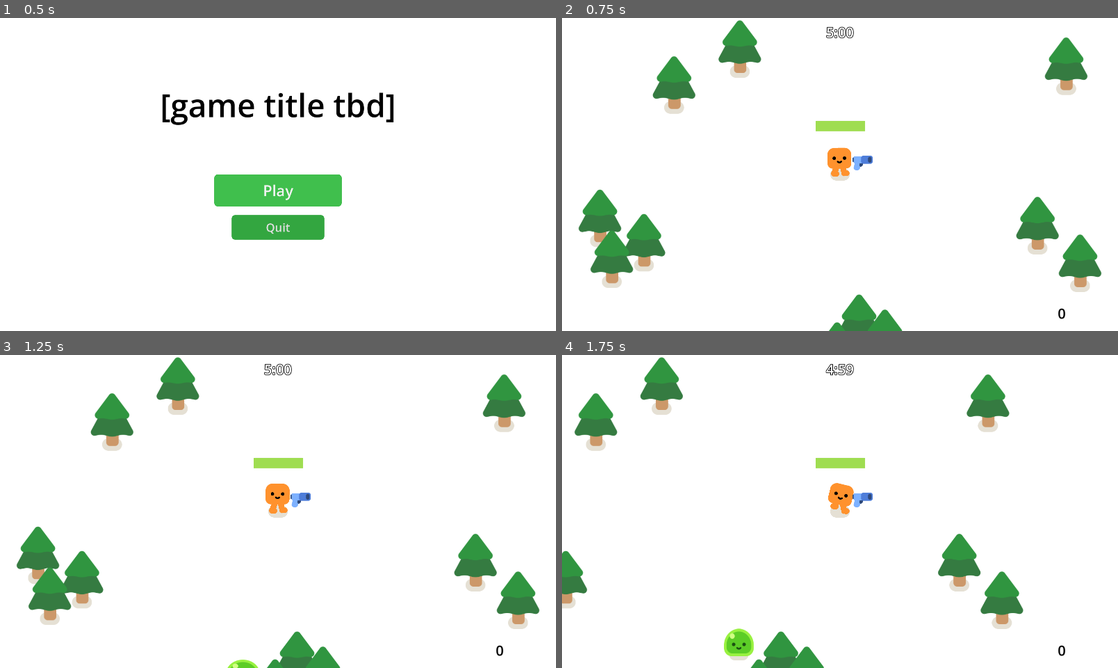
Above: before the commit, frames 1-4 (two rows, left to right).
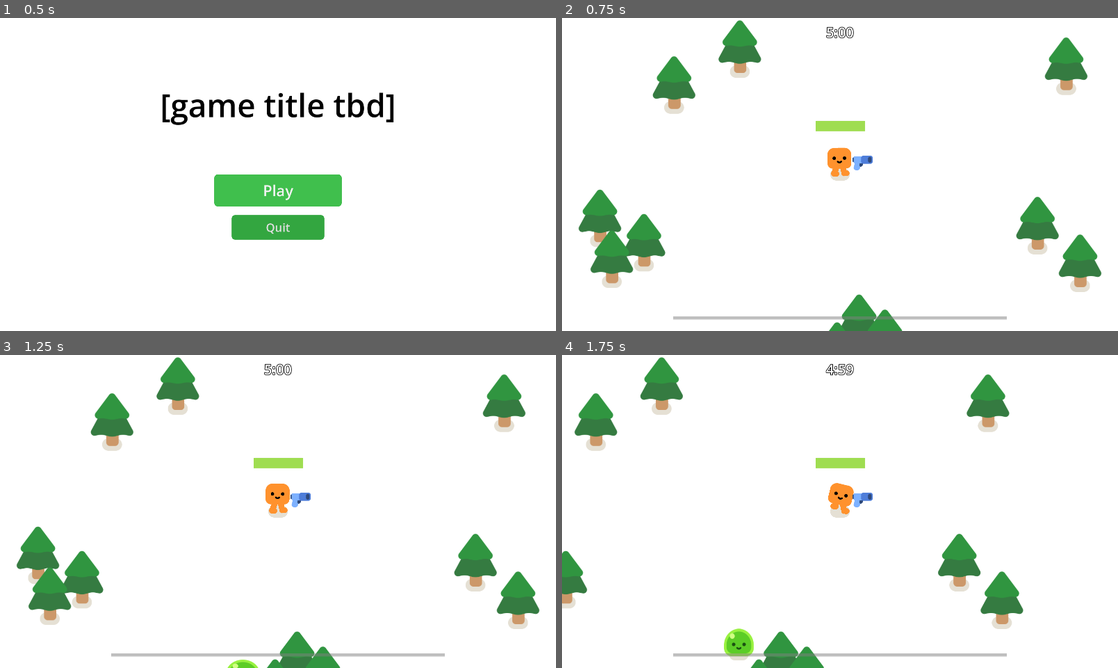
Above: after the commit, the same moments.

Repository: dpassailaigue/QGDC_Game_Jam_2026_DArtagnan_Gavin
Game: Godot game, scene res://main_menu.tscn
The game is run twice, just before and just after one commit, with the same random seed, the same clock (stepped at 60 frames per second) and the same inputs.
Inputs:
- Up to frame 1 (0.5 s): no input
- Up to frame 2 (0.75 s): click "Play" at 0.5 s
- Up to frame 3 (1.25 s): no input
- Up to frame 4 (1.75 s): hold D (move_right) from 1.28 s (still down)

Frame 1 is identical in both runs. In frame 2, 0.7% of the frame differs, in the area x 20-91%, y 92-97%; in frame 3, 0.7%; in frame 4, 0.7%.

Commit message:
replaced kill count with an xp bar

Diff:
--- a/Game Jam Project/player.gd
+++ b/Game Jam Project/player.gd
@@ -16,11 +16,59 @@
 var xp = 0
 var level = 1
 var upgrade_need = FIRST_LEVEL_XP # total XP at which the next level-up happens
+var level_start_xp = 0 # total XP when the current level began
+
+# XP bar along the bottom of the screen
+const XP_BAR_HEIGHT := 10.0
+const XP_BAR_WIDTH_RATIO := 0.6 # fraction of the screen width, centred
+const XP_BAR_BOTTOM_MARGIN := 40.0 # gap between the bar and the bottom edge
+const XP_BAR_BACK_COLOR := Color(0.5, 0.5, 0.5, 0.5) # grey, slightly see-through
+const XP_BAR_FILL_COLOR := Color(0.55, 0.85, 1.0, 1.0) # light blue, opaque
+var xp_bar_fill: ColorRect
 
 var speed = 600.0
 
 func _ready():
-	%Label.text = str(xp)
+	_create_xp_bar()
+
+func _create_xp_bar():
+	var layer := CanvasLayer.new()
+	add_child(layer)
+	var back := ColorRect.new()
+	back.color = XP_BAR_BACK_COLOR
+	back.mouse_filter = Control.MOUSE_FILTER_IGNORE
+	# Centred horizontally (the camera follows the player, so this is centred
+	# under the player), raised slightly off the bottom edge
+	var half_width := (1.0 - XP_BAR_WIDTH_RATIO) / 2.0
+	back.anchor_left = half_width
+	back.anchor_right = 1.0 - half_width
+	back.anchor_top = 1.0
+	back.anchor_bottom = 1.0
+	back.offset_left = 0.0
+	back.offset_right = 0.0
+	back.offset_top = -XP_BAR_BOTTOM_MARGIN - XP_BAR_HEIGHT
+	back.offset_bottom = -XP_BAR_BOTTOM_MARGIN
+	layer.add_child(back)
+	xp_bar_fill = ColorRect.new()
+	xp_bar_fill.color = XP_BAR_FILL_COLOR
+	xp_bar_fill.mouse_filter = Control.MOUSE_FILTER_IGNORE
+	# Fills the back bar from the left; anchor_right is the progress (0 to 1)
+	xp_bar_fill.anchor_left = 0.0
+	xp_bar_fill.anchor_top = 0.0
+	xp_bar_fill.anchor_bottom = 1.0
+	xp_bar_fill.offset_left = 0.0
+	xp_bar_fill.offset_top = 0.0
+	xp_bar_fill.offset_right = 0.0
+	xp_bar_fill.offset_bottom = 0.0
+	back.add_child(xp_bar_fill)
+	_update_xp_bar()
+
+# Fill = progress from the start of this level to the next level-up
+func _update_xp_bar():
+	var progress := float(xp - level_start_xp) / float(upgrade_need - level_start_xp)
+	# Set anchor and offset together; setting the anchor alone makes Godot shift
+	# the offset to keep the old width
+	xp_bar_fill.set_anchor_and_offset(SIDE_RIGHT, clampf(progress, 0.0, 1.0), 0.0)
 
 func _physics_process(delta):
 	var direction = Input.get_vector("move_left", "move_right", "move_up", "move_down")
@@ -47,6 +95,7 @@
 
 func upgrade():
 	level += 1
+	level_start_xp = upgrade_need
 	upgrade_need += xp_for_level(level)
 	upgraded.emit()
 
@@ -56,9 +105,9 @@
 
 func _on_game_xp() -> void:
 	xp += 1
-	%Label.text = str(xp) # only redraw the XP label when it changes
 	if xp >= upgrade_need:
 		upgrade()
+	_update_xp_bar()
 
 
 func _on_game_upgrade_select(upgrade_name: String) -> void:
--- a/Game Jam Project/player.tscn
+++ b/Game Jam Project/player.tscn
@@ -12,10 +12,6 @@
 
 [sub_resource type="StyleBoxFlat" id="StyleBoxFlat_a5sny"]
 bg_color = Color(0.623529, 0.866667, 0.317647, 1)
-
-[sub_resource type="LabelSettings" id="LabelSettings_cobfd"]
-font_size = 48
-font_color = Color(0, 0, 0, 1)
 
 [node name="Player" type="CharacterBody2D" unique_id=1546396198]
 motion_mode = 1
@@ -51,12 +47,3 @@
 theme_override_styles/fill = SubResource("StyleBoxFlat_a5sny")
 value = 100.0
 show_percentage = false
-
-[node name="Label" type="Label" parent="." unique_id=313586617]
-unique_name_in_owner = true
-offset_left = 752.0
-offset_top = 446.0
-offset_right = 933.0
-offset_bottom = 512.0
-text = "Test"
-label_settings = SubResource("LabelSettings_cobfd")
